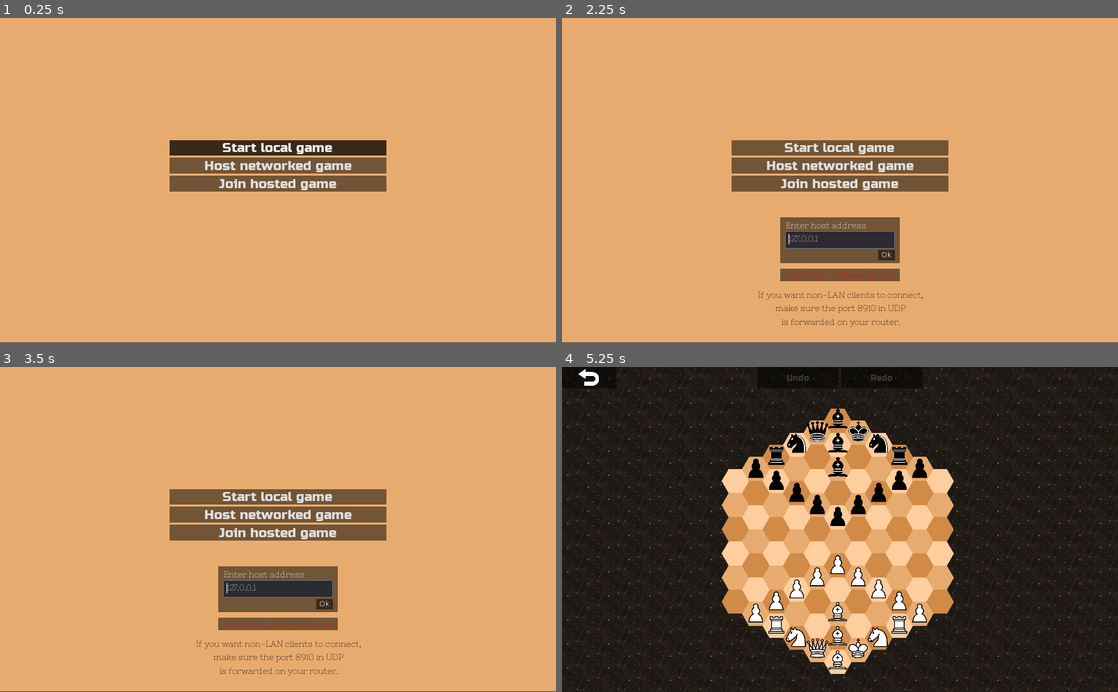
Above: before the commit, frames 1-4 (two rows, left to right).
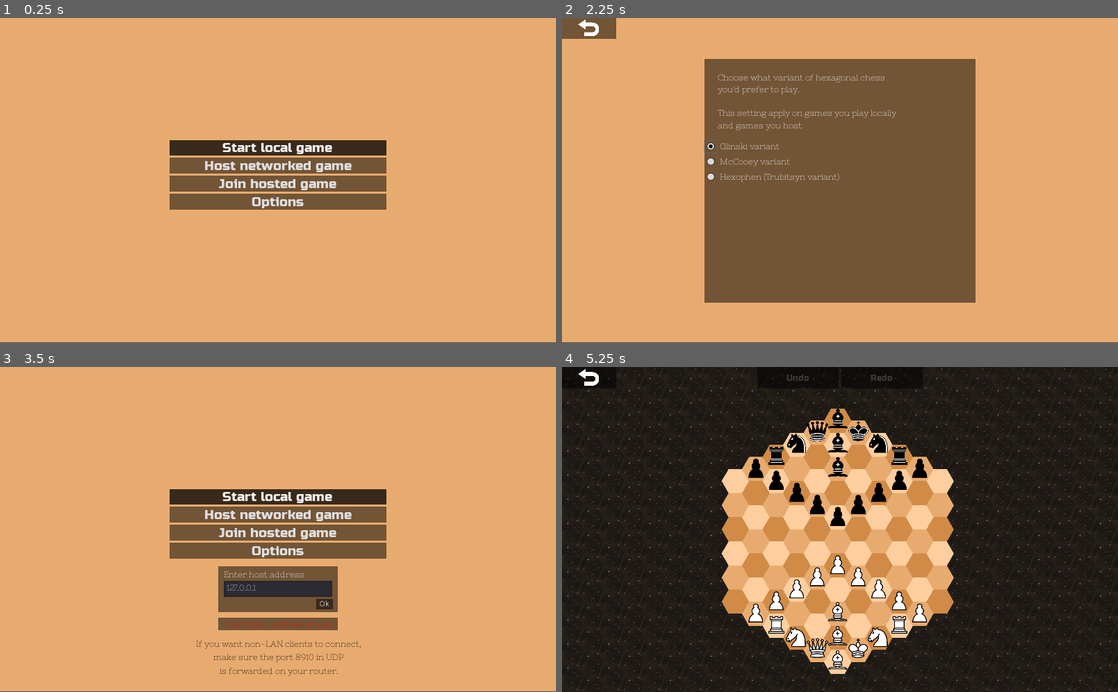
Above: after the commit, the same moments.

Repository: esbudylin/HexChess
Game: Godot game, scene res://menu.tscn
The game is run twice, just before and just after one commit, with the same random seed, the same clock (stepped at 60 frames per second) and the same inputs.
Inputs (mouse positions are in pixels of both pictures, inside the frame that each line leads up to):
- Up to frame 1 (0.25 s): no input
- Up to frame 2 (2.25 s): click "Host networked game" at 0.5 s; click "Join hosted game" at 1.25 s; click (840, 200) at 2 s, where only the run after the commit has a clickable "Options"
- Up to frame 3 (3.5 s): click (27, 376) at 2.77 s
- Up to frame 4 (5.25 s): click "Start local game" at 3.5 s; click (589, 376) at 4.25 s; click "Start local game" at 5 s

The runs differ from the first frame. In frame 1, 1.9% of the frame differs, in the area x 30-70%, y 54-59%; in frame 2, 31%, in the area x 0-75%, y 0-96%; in frame 3, 3.6%; in frame 4, nothing differs.

Commit message:
options menu implemented

Diff:
--- a/menu.tscn
+++ b/menu.tscn
@@ -1,10 +1,13 @@
-[gd_scene load_steps=12 format=2]
+[gd_scene load_steps=17 format=2]
 
 [ext_resource path="res://scr/Menu.gd" type="Script" id=1]
 [ext_resource path="res://fonts/Russo_One.ttf" type="DynamicFontData" id=2]
 [ext_resource path="res://menu_buttons.tres" type="StyleBox" id=3]
 [ext_resource path="res://scr/Lobby.gd" type="Script" id=4]
 [ext_resource path="res://fonts/NixieOne.ttf" type="DynamicFontData" id=5]
+[ext_resource path="res://icons/back.png" type="Texture" id=6]
+
+[sub_resource type="Theme" id=13]
 
 [sub_resource type="DynamicFont" id=1]
 size = 25
@@ -23,6 +26,15 @@
 font_data = ExtResource( 5 )
 
 [sub_resource type="DynamicFont" id=4]
+font_data = ExtResource( 5 )
+
+[sub_resource type="DynamicFont" id=16]
+font_data = ExtResource( 5 )
+
+[sub_resource type="ButtonGroup" id=14]
+resource_name = "RadioButtons"
+
+[sub_resource type="DynamicFont" id=15]
 font_data = ExtResource( 5 )
 
 [node name="Control" type="Control"]
@@ -39,17 +51,49 @@
 margin_bottom = 599.0
 color = Color( 0.909804, 0.670588, 0.435294, 1 )
 
-[node name="VBoxContainer" type="VBoxContainer" parent="."]
-anchor_left = 0.5
-anchor_top = 0.5
-anchor_right = 0.5
-anchor_bottom = 0.5
-margin_left = -200.0
-margin_top = -75.0
-margin_right = 200.0
-margin_bottom = 75.0
-
-[node name="Local" type="Button" parent="VBoxContainer"]
+[node name="BackPanel" type="Button" parent="ColorRect"]
+visible = false
+margin_right = 100.0
+margin_bottom = 40.0
+size_flags_horizontal = 2
+size_flags_vertical = 2
+theme = SubResource( 13 )
+custom_styles/hover = ExtResource( 3 )
+custom_styles/pressed = ExtResource( 3 )
+custom_styles/focus = ExtResource( 3 )
+custom_styles/disabled = ExtResource( 3 )
+custom_styles/normal = ExtResource( 3 )
+
+[node name="BackToMenu" type="TextureRect" parent="ColorRect/BackPanel"]
+anchor_left = 0.5
+anchor_top = 0.5
+anchor_right = 0.5
+anchor_bottom = 0.5
+margin_left = -20.0
+margin_top = -20.0
+margin_right = 120.0
+margin_bottom = 121.0
+grow_vertical = 2
+rect_scale = Vector2( 0.3, 0.3 )
+hint_tooltip = "Back to Menu"
+texture = ExtResource( 6 )
+
+[node name="Menu" type="Control" parent="."]
+margin_right = 40.0
+margin_bottom = 40.0
+script = ExtResource( 4 )
+
+[node name="VBoxContainer" type="VBoxContainer" parent="Menu"]
+anchor_left = 0.5
+anchor_top = 0.5
+anchor_right = 0.5
+anchor_bottom = 0.5
+margin_left = 292.0
+margin_top = 205.0
+margin_right = 692.0
+margin_bottom = 355.0
+
+[node name="Local" type="Button" parent="Menu/VBoxContainer"]
 margin_right = 400.0
 margin_bottom = 29.0
 custom_fonts/font = SubResource( 1 )
@@ -60,7 +104,7 @@
 custom_styles/normal = ExtResource( 3 )
 text = "Start local game"
 
-[node name="Host" type="Button" parent="VBoxContainer"]
+[node name="Host" type="Button" parent="Menu/VBoxContainer"]
 margin_top = 33.0
 margin_right = 400.0
 margin_bottom = 62.0
@@ -72,7 +116,7 @@
 custom_styles/normal = ExtResource( 3 )
 text = "Host networked game"
 
-[node name="Join" type="Button" parent="VBoxContainer"]
+[node name="Join" type="Button" parent="Menu/VBoxContainer"]
 margin_top = 66.0
 margin_right = 400.0
 margin_bottom = 95.0
@@ -84,22 +128,33 @@
 custom_styles/normal = ExtResource( 3 )
 text = "Join hosted game"
 
-[node name="LobbyPanel" type="Panel" parent="."]
-visible = false
-anchor_left = 0.5
-anchor_top = 0.5
-anchor_right = 0.5
-anchor_bottom = 0.5
-margin_left = -110.0
-margin_top = 68.0
-margin_right = 110.0
-margin_bottom = 152.0
+[node name="Options" type="Button" parent="Menu/VBoxContainer"]
+margin_top = 99.0
+margin_right = 400.0
+margin_bottom = 128.0
+custom_fonts/font = SubResource( 1 )
+custom_styles/hover = ExtResource( 3 )
+custom_styles/pressed = ExtResource( 3 )
+custom_styles/focus = ExtResource( 3 )
+custom_styles/disabled = ExtResource( 3 )
+custom_styles/normal = ExtResource( 3 )
+text = "Options"
+
+[node name="LobbyPanel" type="Panel" parent="Menu"]
+visible = false
+anchor_left = 0.5
+anchor_top = 0.5
+anchor_right = 0.5
+anchor_bottom = 0.5
+margin_left = 382.0
+margin_top = 348.0
+margin_right = 602.0
+margin_bottom = 432.0
 size_flags_horizontal = 2
 size_flags_vertical = 2
 custom_styles/panel = ExtResource( 3 )
-script = ExtResource( 4 )
-
-[node name="AddressLabel" type="Label" parent="LobbyPanel"]
+
+[node name="AddressLabel" type="Label" parent="Menu/LobbyPanel"]
 margin_left = 10.0
 margin_top = 5.0
 margin_right = 160.0
@@ -109,7 +164,7 @@
 custom_fonts/font = SubResource( 5 )
 text = "Enter host address"
 
-[node name="Address" type="LineEdit" parent="LobbyPanel"]
+[node name="Address" type="LineEdit" parent="Menu/LobbyPanel"]
 margin_left = 10.0
 margin_top = 27.0
 margin_right = 210.0
@@ -119,7 +174,7 @@
 custom_fonts/font = SubResource( 6 )
 text = "127.0.0.1"
 
-[node name="OkButton" type="Button" parent="LobbyPanel"]
+[node name="OkButton" type="Button" parent="Menu/LobbyPanel"]
 anchor_left = 1.0
 anchor_top = 0.5
 anchor_right = 1.0
@@ -134,21 +189,21 @@
 custom_styles/normal = ExtResource( 3 )
 text = "Ok"
 
-[node name="TextPanel" type="Panel" parent="."]
-visible = false
-anchor_left = 0.5
-anchor_top = 0.5
-anchor_right = 0.5
-anchor_bottom = 0.5
-margin_left = -110.0
-margin_top = 163.0
-margin_right = 110.0
-margin_bottom = 186.0
+[node name="TextPanel" type="Panel" parent="Menu"]
+visible = false
+anchor_left = 0.5
+anchor_top = 0.5
+anchor_right = 0.5
+anchor_bottom = 0.5
+margin_left = 382.0
+margin_top = 443.0
+margin_right = 602.0
+margin_bottom = 466.0
 size_flags_horizontal = 2
 size_flags_vertical = 2
 custom_styles/panel = ExtResource( 3 )
 
-[node name="StatusOk" type="Label" parent="TextPanel"]
+[node name="StatusOk" type="Label" parent="Menu/TextPanel"]
 anchor_left = 0.5
 anchor_top = 0.5
 anchor_right = 0.5
@@ -163,7 +218,7 @@
 custom_fonts/font = SubResource( 2 )
 align = 1
 
-[node name="StatusFail" type="Label" parent="TextPanel"]
+[node name="StatusFail" type="Label" parent="Menu/TextPanel"]
 anchor_left = 0.5
 anchor_top = 0.5
 anchor_right = 0.5
@@ -178,16 +233,16 @@
 custom_fonts/font = SubResource( 3 )
 align = 1
 
-[node name="PortForward" type="Label" parent="."]
+[node name="PortForward" type="Label" parent="Menu"]
 visible = false
 anchor_left = 0.5
 anchor_top = 1.0
 anchor_right = 0.5
 anchor_bottom = 1.0
-margin_left = -157.5
-margin_top = -99.0
-margin_right = 157.5
-margin_bottom = -30.0
+margin_left = 334.5
+margin_top = 461.0
+margin_right = 649.5
+margin_bottom = 530.0
 custom_colors/font_color = Color( 0, 0, 0, 1 )
 custom_constants/line_spacing = 6
 custom_fonts/font = SubResource( 4 )
@@ -199,8 +254,94 @@
 "_edit_use_anchors_": false
 }
 
-[connection signal="pressed" from="VBoxContainer/Local" to="." method="_on_Local_pressed"]
-[connection signal="pressed" from="VBoxContainer/Host" to="LobbyPanel" method="_on_Host_pressed"]
-[connection signal="pressed" from="VBoxContainer/Join" to="LobbyPanel" method="_on_Join_pressed"]
-[connection signal="text_entered" from="LobbyPanel/Address" to="LobbyPanel" method="_on_Address_text_entered"]
-[connection signal="pressed" from="LobbyPanel/OkButton" to="LobbyPanel" method="_on_OkButton_pressed"]
+[node name="Options" type="Panel" parent="."]
+visible = false
+anchor_left = 0.5
+anchor_top = 0.5
+anchor_right = 0.5
+anchor_bottom = 0.5
+margin_left = -250.0
+margin_top = -225.0
+margin_right = 250.0
+margin_bottom = 225.0
+size_flags_horizontal = 2
+size_flags_vertical = 2
+custom_styles/panel = ExtResource( 3 )
+
+[node name="VariantsLabel" type="Label" parent="Options"]
+margin_left = 25.0
+margin_top = 25.0
+margin_right = 375.0
+margin_bottom = 132.0
+rect_min_size = Vector2( 350, 0 )
+custom_fonts/font = SubResource( 16 )
+text = "Choose what variant of hexagonal chess you'd prefer to play.
+
+This setting apply on games you play locally and games you host"
+autowrap = true
+
+[node name="VBoxContainer" type="VBoxContainer" parent="Options"]
+margin_top = 150.0
+margin_right = 350.0
+margin_bottom = 230.0
+
+[node name="HBoxContainer" type="HBoxContainer" parent="Options/VBoxContainer"]
+margin_right = 350.0
+margin_bottom = 24.0
+
+[node name="Glinski" type="CheckBox" parent="Options/VBoxContainer/HBoxContainer" groups=["chess_types"]]
+margin_right = 24.0
+margin_bottom = 24.0
+group = SubResource( 14 )
+
+[node name="Label" type="Label" parent="Options/VBoxContainer/HBoxContainer"]
+margin_left = 28.0
+margin_top = 2.0
+margin_right = 145.0
+margin_bottom = 21.0
+custom_fonts/font = SubResource( 15 )
+text = "Glinski variant"
+
+[node name="HBoxContainer2" type="HBoxContainer" parent="Options/VBoxContainer"]
+margin_top = 28.0
+margin_right = 350.0
+margin_bottom = 52.0
+
+[node name="McCooey" type="CheckBox" parent="Options/VBoxContainer/HBoxContainer2" groups=["chess_types"]]
+margin_right = 24.0
+margin_bottom = 24.0
+group = SubResource( 14 )
+
+[node name="Label" type="Label" parent="Options/VBoxContainer/HBoxContainer2"]
+margin_left = 28.0
+margin_top = 2.0
+margin_right = 163.0
+margin_bottom = 21.0
+custom_fonts/font = SubResource( 15 )
+text = "McCooey variant"
+
+[node name="HBoxContainer3" type="HBoxContainer" parent="Options/VBoxContainer"]
+margin_top = 56.0
+margin_right = 350.0
+margin_bottom = 80.0
+
+[node name="Hexophen" type="CheckBox" parent="Options/VBoxContainer/HBoxContainer3" groups=["chess_types"]]
+margin_right = 24.0
+margin_bottom = 24.0
+group = SubResource( 14 )
+
+[node name="Label" type="Label" parent="Options/VBoxContainer/HBoxContainer3"]
+margin_left = 28.0
+margin_top = 2.0
+margin_right = 262.0
+margin_bottom = 21.0
+custom_fonts/font = SubResource( 15 )
+text = "Hexophen (Trubitsyn variant)"
+
+[connection signal="pressed" from="ColorRect/BackPanel" to="." method="_on_BackPanel_pressed"]
+[connection signal="pressed" from="Menu/VBoxContainer/Local" to="." method="_on_Local_pressed"]
+[connection signal="pressed" from="Menu/VBoxContainer/Host" to="Menu" method="_on_Host_pressed"]
+[connection signal="pressed" from="Menu/VBoxContainer/Join" to="Menu" method="_on_Join_pressed"]
+[connection signal="pressed" from="Menu/VBoxContainer/Options" to="." method="_on_Options_pressed"]
+[connection signal="text_entered" from="Menu/LobbyPanel/Address" to="Menu" method="_on_Address_text_entered"]
+[connection signal="pressed" from="Menu/LobbyPanel/OkButton" to="Menu" method="_on_OkButton_pressed"]
--- a/scr/Lobby.gd
+++ b/scr/Lobby.gd
@@ -4,15 +4,15 @@
 
 var rng = RandomNumberGenerator.new()
 
-onready var address = $Address
-onready var port_forward_label = get_node('/root/Control/PortForward')
+onready var address = $LobbyPanel/Address
+onready var port_forward_label = $PortForward
 
-onready var status_ok = get_node('/root/Control/TextPanel/StatusOk')
-onready var status_fail = get_node('/root/Control/TextPanel/StatusFail')
-onready var text_panel = get_node('/root/Control/TextPanel')
+onready var status_ok = $TextPanel/StatusOk
+onready var status_fail = $TextPanel/StatusFail
+onready var text_panel = $TextPanel
 
-onready var host_button = get_node('/root/Control/VBoxContainer/Host')
-onready var join_button = get_node('/root/Control/VBoxContainer/Join')
+onready var host_button = $VBoxContainer/Host
+onready var join_button = $VBoxContainer/Join
 
 var peer = null
 var color_index
@@ -60,10 +60,11 @@
 		status_fail.set_text(text)
 
 func _on_Join_pressed():
-	self.visible = true
+	$LobbyPanel.visible = true
 	address.grab_focus()
 
 func _on_Host_pressed():
+	$LobbyPanel.visible = false
 	text_panel.visible = true
 	port_forward_label.visible = true
 
--- a/scr/Menu.gd
+++ b/scr/Menu.gd
@@ -1,8 +1,39 @@
 extends Control
 
+onready var glinski = $Options/VBoxContainer/HBoxContainer/Glinski
+onready var mccooey = $Options/VBoxContainer/HBoxContainer2/McCooey
+onready var hexophen = $Options/VBoxContainer/HBoxContainer3/Hexophen
+onready var config = get_node('/root/PlayersData').call_config()
+
 func _ready():
-	$VBoxContainer/Local.grab_focus()
+	$Menu/VBoxContainer/Local.grab_focus()
 
 func _on_Local_pressed():
 	get_tree().set_network_peer(null)
 	get_tree().change_scene("res://map.tscn")
+
+func _on_Options_pressed():
+	$Menu.visible = false
+	$ColorRect/BackPanel.visible = true
+	$Options.visible = true
+	glinski.grab_focus()
+
+	var chess_type = config.get_value('options', 'chess_type')
+
+	for checkbox in get_tree().get_nodes_in_group('chess_types'):
+		if checkbox.name == chess_type:
+			checkbox.pressed = true
+			break
+
+func _on_BackPanel_pressed():
+	$Menu/VBoxContainer/Local.grab_focus()
+	$Menu.visible = true
+	$ColorRect/BackPanel.visible = false
+	$Options.visible = false
+
+	for checkbox in get_tree().get_nodes_in_group('chess_types'):
+		if checkbox.pressed:
+			config.set_value('options', 'chess_type', checkbox.name)
+			break
+
+	config.save("res://config.cfg")
--- a/scr/PlayersData.gd
+++ b/scr/PlayersData.gd
@@ -6,3 +6,13 @@
 var puppet_color
 
 var peer
+
+func call_config ():
+	var config = ConfigFile.new()
+
+	var err = config.load("res://config.cfg")
+
+	if err != OK:
+		config.set_value('options', 'chess_type', 'Glinski')
+
+	return config
--- a/scr/World.gd
+++ b/scr/World.gd
@@ -110,15 +110,6 @@
 	else:
 		get_tree().reload_current_scene()
 
-func _on_Promotion_pressed(piece):
-	$TileMap.promote_pawn(active_piece, piece)
-	clickable = true
-	$HUD/PromotionBox.visible = false
-
-	if get_tree().has_network_peer ():
-		$HUD/MenuBox.visible = true
-		rpc("sync_promotion", piece)
-
 func _on_Exit_pressed():
 	end_game()
 
@@ -145,6 +136,42 @@
 
 func _on_BackPanel_pressed():
 	get_tree().change_scene("res://menu.tscn")
+
+func _on_Rewind_pressed(index):
+	current_turn_index +=index
+
+	for piece in $TileMap.npc_list.duplicate():
+		piece.visible = false
+		$TileMap.npc_list.erase(piece)
+
+	var turn_data = turn_history[current_turn_index]
+
+	turn = turn_data[0]
+
+	for tile in turn_data[1]:
+		var piece_copy = get_node('TileMap/Piece/'+turn_data[1][tile][0]).duplicate()
+		$TileMap.add_piece(piece_copy, tile, turn_data[1][tile][1])
+
+	$TileMap.jumped_over_tiles = {}
+
+	for tile in turn_data[2]:
+		$TileMap.jumped_over_tiles[tile]=$TileMap.npc_coord()[turn_data[2][tile]]
+
+	$TileMap.fifty_moves_counter = turn_data[3]
+
+	$TileMap.draw_map ()
+
+	set_Redo_button()
+	set_Undo_button()
+
+func _on_Promotion_pressed(piece):
+	$TileMap.promote_pawn(active_piece, piece)
+	clickable = true
+	$HUD/PromotionBox.visible = false
+
+	if get_tree().has_network_peer ():
+		$HUD/MenuBox.visible = true
+		rpc("sync_promotion", piece)
 
 func announcement(text):
 	if get_tree().has_network_peer ():
@@ -322,6 +349,8 @@
 func game_over (message):
 	clickable = false
 	$HUD/MenuBox.visible = false
+	$HUD/RewindBox.visible = false
+	$HUD/BackPanel.visible = false
 	$HUD/Announcement/Announcement.text = message
 	$HUD/Announcement.visible = true
 	$HUD/EndGame.visible = true
@@ -434,33 +463,6 @@
 	else:
 		$HUD/RewindBox/Redo.set_disabled(true)
 
-func _on_Rewind_pressed(index):
-	current_turn_index +=index
-
-	for piece in $TileMap.npc_list.duplicate():
-		piece.visible = false
-		$TileMap.npc_list.erase(piece)
-
-	var turn_data = turn_history[current_turn_index]
-
-	turn = turn_data[0]
-
-	for tile in turn_data[1]:
-		var piece_copy = get_node('TileMap/Piece/'+turn_data[1][tile][0]).duplicate()
-		$TileMap.add_piece(piece_copy, tile, turn_data[1][tile][1])
-
-	$TileMap.jumped_over_tiles = {}
-
-	for tile in turn_data[2]:
-		$TileMap.jumped_over_tiles[tile]=$TileMap.npc_coord()[turn_data[2][tile]]
-
-	$TileMap.fifty_moves_counter = turn_data[3]
-
-	$TileMap.draw_map ()
-
-	set_Redo_button()
-	set_Undo_button()
-
 func adjust_turn_history():
 	current_turn_index += 1
 
